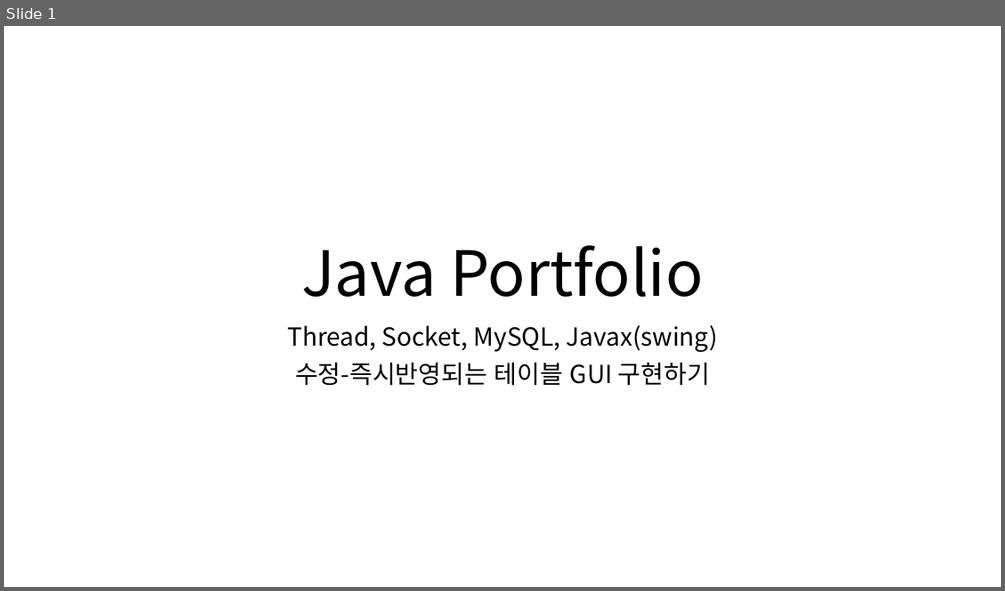
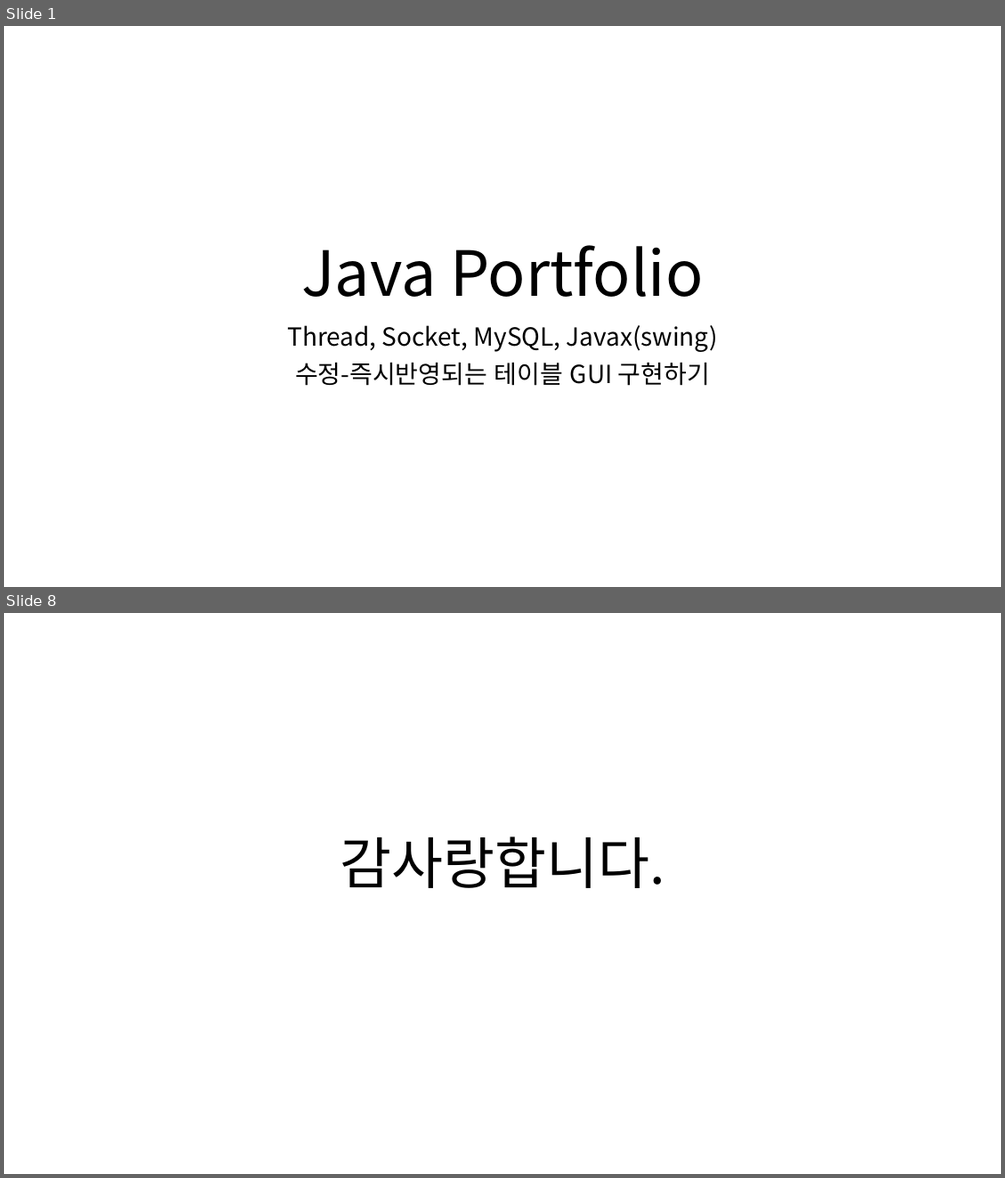
Before and after one commit to skyofsora/AutoSyncTableGUI, a slide deck: Java Portfolio.pptx. Shown one above the other, each under a label of ours: slide 1 before the commit, slides 1 and 8 after it; the slides between them are not shown. The pictures are 1005x591 and 1005x1178 pixels, drawn with LibreOffice and Linux fonts; fonts in the diff are those of the drawing. Boxes give left, top, right and bottom in pixels: in the first picture for what was removed or moved away, otherwise in the second. Text is boxed around its words. In the diff, an @@ line names an element or a change of style, - is before the commit and + after.

```diff
--- a/Java Portfolio.pptx
+++ b/Java Portfolio.pptx
@@ slide 8 added at box(4, 613, 1001, 1174), background #FFFFFF @@
@@ title added at box(340, 836, 664, 888), 54 pt, text #000000 @@
+감사랑합니다.
```
Also in this commit, not shown: 2 slides changed, 4 other slides added, 1 slide removed, 3 other files.
